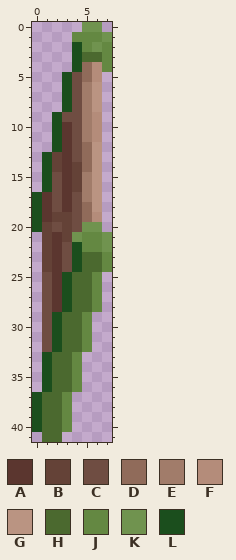
One commit to this pixel-art file: Assets/hurdle.aseprite. That is the earlier state.
8x42 pixels, 1 frame.
Palette (. is transparent): A #5b362f  B #644237  C #6f4d42  D #906b5a  E #a17c6a  F #b48c7a  G #ba9482  H #4b692f  J #648842  K #70934f  L #1b4e1d
The same view after the edit:
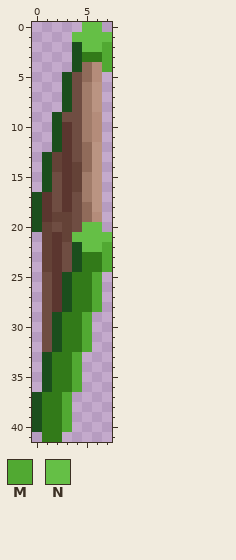
Colours new in this view: M #51a932  N #65bf46
Changes in this commit:
{"colour":"H","old":"#4b692f","new":"#327a19"}
{"where": "layers \"Layer 2\", \"Layer 2 Copy\""}
{"y":0,"x":5,"old":"KK","new":"NN"}
{"y":1,"x":4,"old":"JJJK","new":"NNNN"}
{"y":2,"x":5,"old":"JKJ","new":"NNM"}
{"y":3,"x":7,"old":"J","new":"M"}
{"y":4,"x":7,"old":"J","new":"M"}
{"y":20,"x":5,"old":"KK","new":"NN"}
{"y":21,"x":4,"old":"KJJK","new":"NNNN"}
{"y":22,"x":5,"old":"JJK","new":"NNM"}
{"y":23,"x":7,"old":"J","new":"M"}
{"y":24,"x":7,"old":"J","new":"M"}
{"y":25,"x":6,"old":"J","new":"M"}
{"y":26,"x":6,"old":"J","new":"M"}
{"y":27,"x":6,"old":"J","new":"M"}
{"y":28,"x":6,"old":"J","new":"M"}
{"y":29,"x":5,"old":"J","new":"M"}
{"y":30,"x":5,"old":"J","new":"M"}
{"y":31,"x":5,"old":"J","new":"M"}
{"y":32,"x":5,"old":"J","new":"M"}
{"y":33,"x":4,"old":"J","new":"M"}
{"y":34,"x":4,"old":"J","new":"M"}
{"y":35,"x":4,"old":"J","new":"M"}
{"y":36,"x":4,"old":"J","new":"M"}
{"y":37,"x":3,"old":"J","new":"M"}
{"y":38,"x":3,"old":"J","new":"M"}
{"y":39,"x":3,"old":"J","new":"M"}
{"y":40,"x":3,"old":"J","new":"M"}
